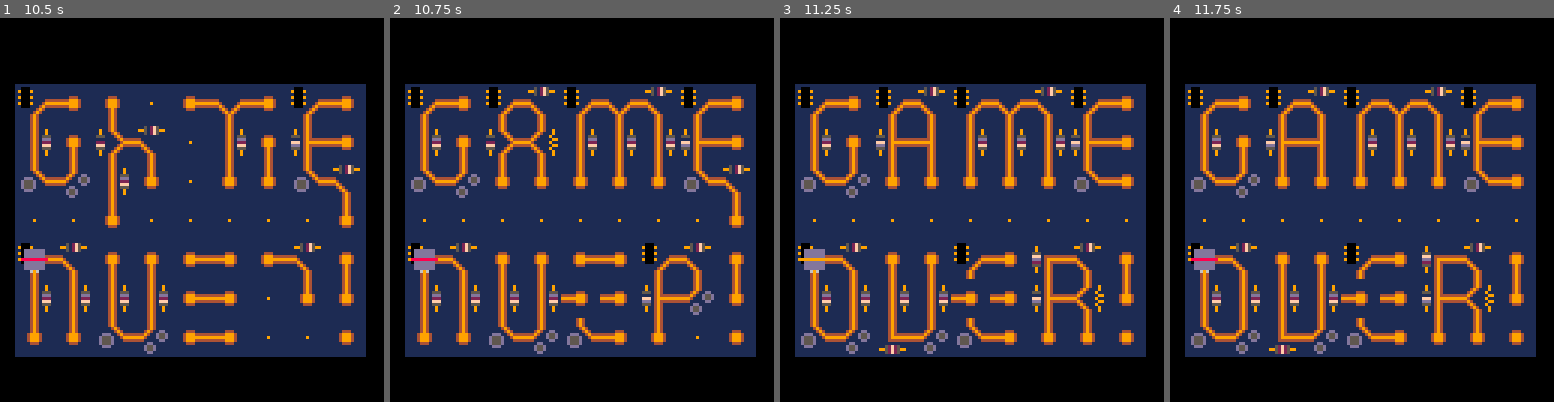
Above: before the commit, frames 1-4 (left to right).
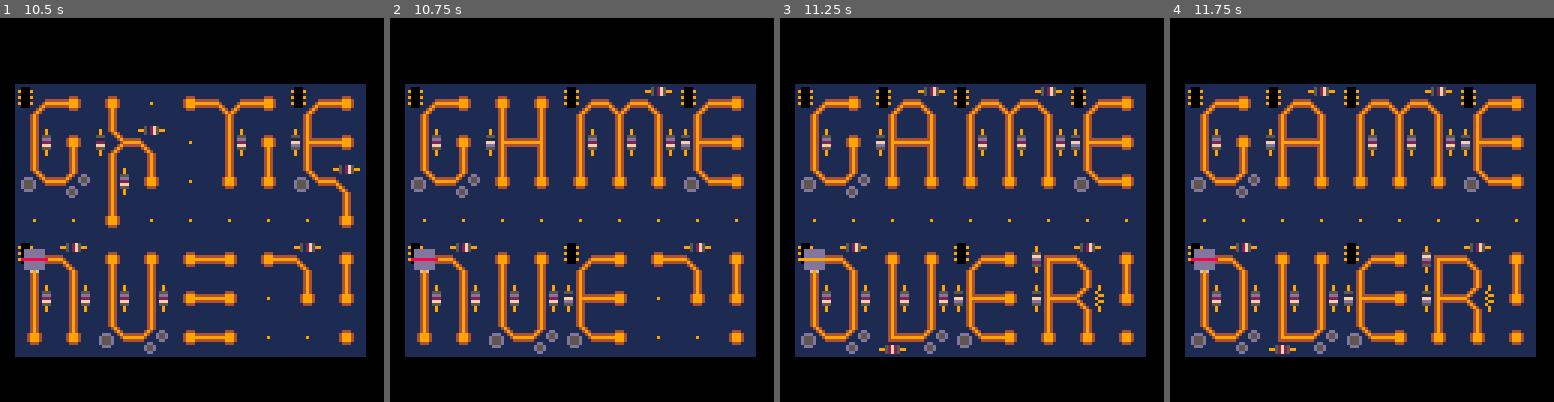
Above: after the commit, the same moments.

Repository: erwinbonsma/RoboRePairP8
Game: PICO-8 cartridge repair.p8
Same seed, same stepped clock (60 frames per second), same inputs: the game is played once before the commit and once after it.
Inputs:
- Up to frame 1 (10.5 s): tap O (Z key) at 0.33, 0.7, 1.43, 2.22, 3.1, 3.98, 4.87, 5.75, 6.63, 7.52, 8.4, 9.28, 10.17 s; tap X (X key) at 1.07, 2.07, 2.4, 2.73, 3.07, 3.4, 3.73, 4.07, 4.4, 4.73, 5.07, 5.4, 5.73, 6.07, 6.4, 6.73, 7.07, 7.4, 7.73, 8.07, 8.4, 8.73, 9.07, 9.4, 9.73, 10.07, 10.4 s; hold Left 1.97-2.37 s; hold Down 2.42-2.82 s; hold Right 2.87-3.53 s; hold Up 3.58-4.08 s; hold Right 4.13-4.53 s; hold Down 4.58-5.08 s; hold Left 5.13-5.8 s; hold Up 5.85-6.18 s; hold Left 6.23-6.63 s; hold Down 6.68-7.08 s; hold Right 7.13-7.8 s; hold Up 7.85-8.35 s; hold Right 8.4-8.8 s; hold Down 8.85-9.35 s; hold Left 9.4-10.07 s; hold Up 10.12-10.45 s
- Up to frame 2 (10.75 s): hold Left from 10.5 s (still down); tap X (X key) at 10.73 s
- Up to frame 3 (11.25 s): release Left at 10.9 s; hold Down from 10.95 s (still down); tap O (Z key) at 11.05 s; tap X (X key) at 11.07 s
- Up to frame 4 (11.75 s): release Down at 11.35 s; tap X (X key) at 11.4, 11.73 s; hold Right from 11.4 s (still down)

Frame 1 is identical in both runs. In frame 2, 3.7% of the frame differs, in the area x 25-94%, y 17-86%; in frame 3, 0.4%; in frame 4, 0.4%.

Commit message:
Fix accidental map corruption

Diff:
--- a/repair.p8
+++ b/repair.p8
@@ -1552,7 +1552,7 @@
 201d131d1115112419241b18131911111111111318131b191318201820180000000000000000000000000000000000000000000000000000000000000000000000000000000000000000000000000000000000000000000000000000000000000000000000000000000000000000000000000000000000000000000000000000
 00171e1b1a1b1a1b1e1b1c000000000000000000000000000000000000000000000000000000000000000000000000000000000000000000000000000000000000000000000000000000000000000000000000000000000000000000000000000000000000000000000000000000000000000000000000000000000000000000
 0015241c161e251817181500161c14141618211c14211c161c211c1618140000000000000000000000000000000000000000000000000000000000000000000000000000000000000000000000000000000000000000000000000000000000000000000000000000000000000000000000000000000000000000000000000000
-0015241d15151500131c1500151515151818241d111515151515152418110000000000000000000000000000000000000000000000000000000000000000000000000000000000000000000000000000000000000000000000000000000000000000000000000000000000000000000000000000000000000000000000000000
+0015241d15151500131c1500151515152418241d111515151515152418110000000000000000000000000000000000000000000000000000000000000000000000000000000000000000000000000000000000000000000000000000000000000000000000000000000000000000000000000000000000000000000000000000
 0015201917191500121915001319201913181111102019131911111318100000000000000000000000000000000000000000000000000000000000000000000000000000000000000000000000000000000000000000000000000000000000000000000000000000000000000000000000000000000000000000000000000000
 00171e1a1b1e1b1e1a1e1d00141416181400211c000000000000000000000000000000000000000000000000000000000000000000000000000000000000000000000000000000000000000000000000000000000000000000000000000000000000000000000000000000000000000000000000000000000000000000000000
 211d171800241c171c15241c2426241815002419000000000000000000000000000000000000000000000000000000000000000000000000000000000000000000000000000000000000000000000000000000000000000000000000000000000000000000000000000000000000000000000000000000000000000000000000
